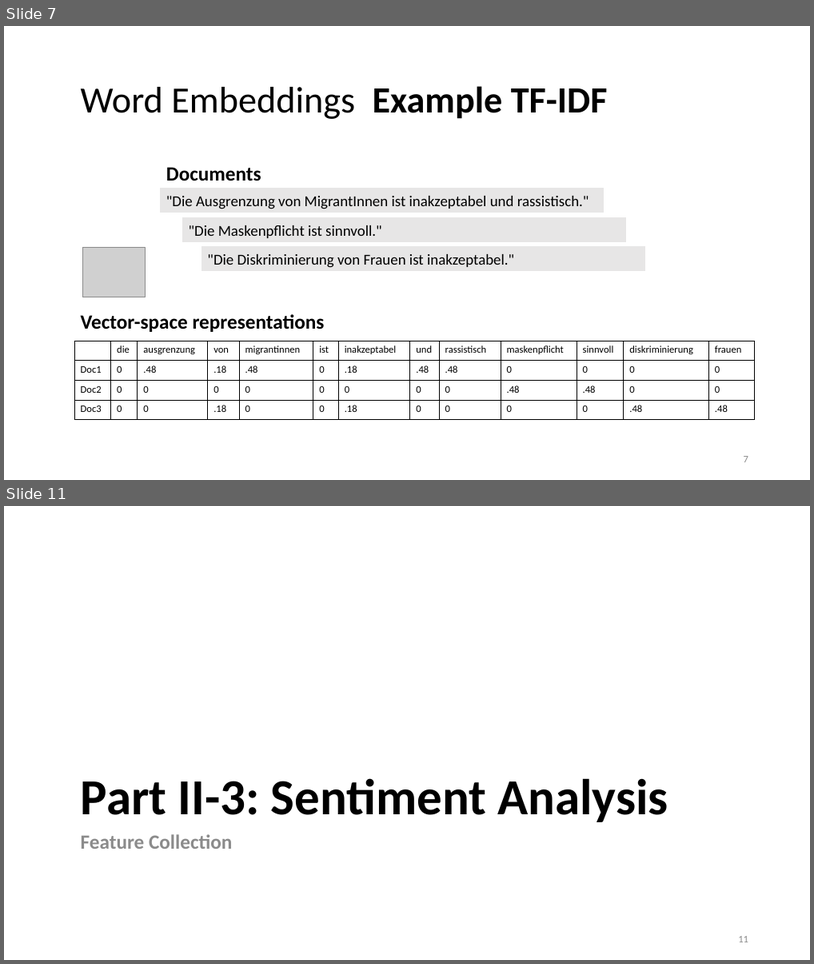
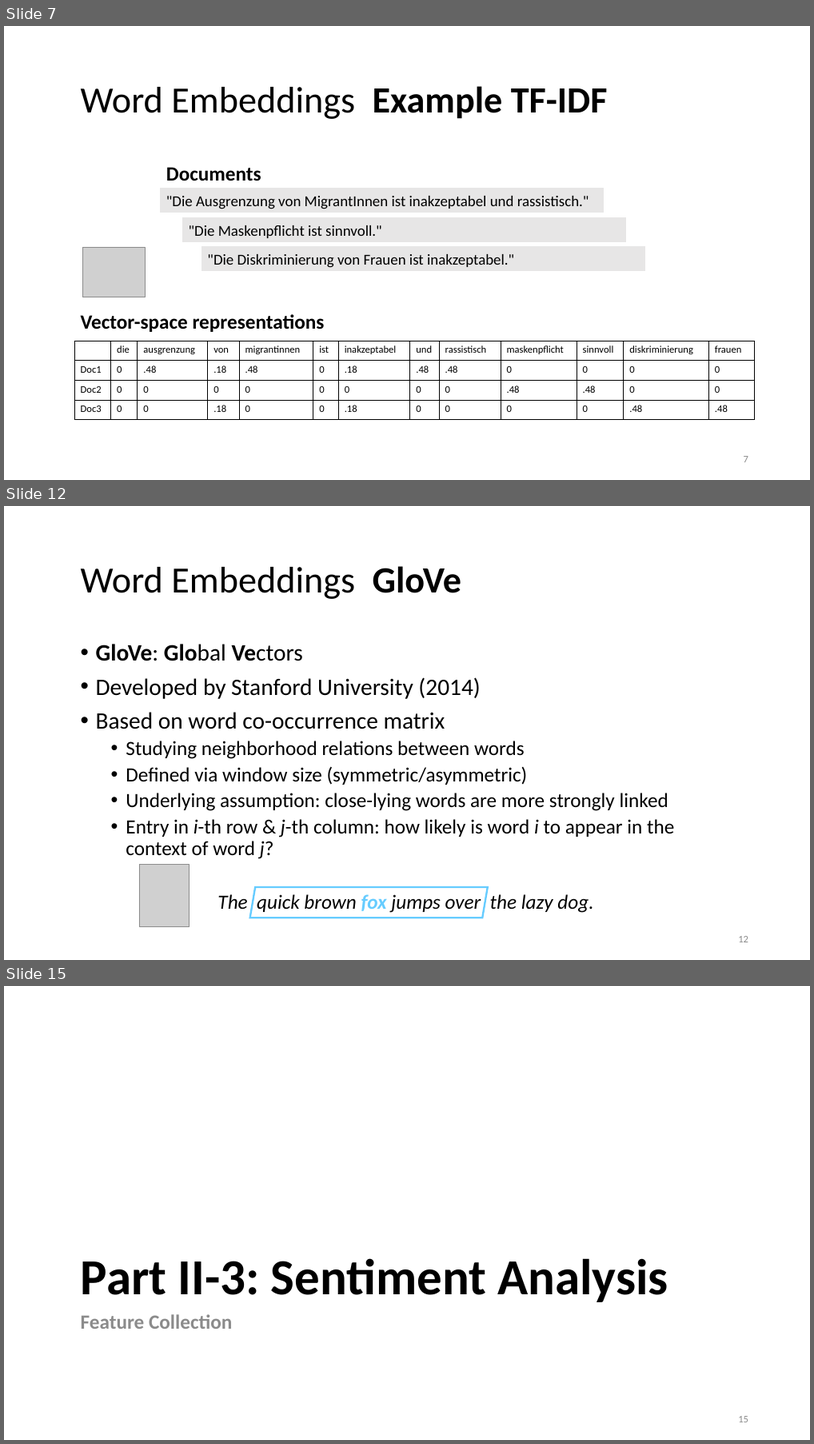
Before and after one commit to lisa-wm/consulting, a slide deck: 5_seminar/Contents_Part_02/slides/slides_II_3.pptx. Shown one above the other, each under a label of ours: slides 7 and 11 before the commit, slides 7, 12 and 15 after it; the slides between them are not shown. The pictures are 814x964 and 814x1444 pixels, drawn with LibreOffice and Linux fonts; fonts in the diff are those of the drawing; grey boxes stand for pictures. Boxes give left, top, right and bottom in pixels: in the first picture for what was removed or moved away, otherwise in the second. Text is boxed around its words. In the diff, an @@ line names an element or a change of style, - is before the commit and + after.

Commit message:
finished slides on embeddings and fixed bug in emb code

```diff
--- a/5_seminar/Contents_Part_02/slides/slides_II_3.pptx
+++ b/5_seminar/Contents_Part_02/slides/slides_II_3.pptx
@@ slide 12 added at [4,506,810,960], background #FFFFFF @@
@@ title added at [81,566,462,599], 44 pt, text #000000 @@
+Word Embeddings GloVe
@@ text added at [96,644,674,858], 24 pt, text #000000 @@
+• GloVe: Global Vectors
+• Developed by Stanford University (2014)
+• Based on word co-occurrence matrix
+  • Studying neighborhood relations between words
+  • Defined via window size (symmetric/asymmetric)
+  • Underlying assumption: close-lying words are more strongly linked
+  • Entry in i-th row & j-th column: how likely is word i to appear in the context of word j?
@@ picture added at [139,864,189,927] @@
@@ parallelogram added at [250,887,488,917], outline #66CCFF 2.25 pt @@
@@ text added at [218,894,594,912], 24 pt, text #000000, italic @@
+The quick brown fox jumps over the lazy dog.
@@ page number added at [738,936,749,942], 12 pt, text #8C8C8C @@
+12
@@ what was slide 11 is now slide 15 @@
@@ page number at [738,1416,749,1422]: text changed @@
-11
+15
```
Also in this commit, not shown: 4 slides changed, 3 other slides added, 5 other files.
